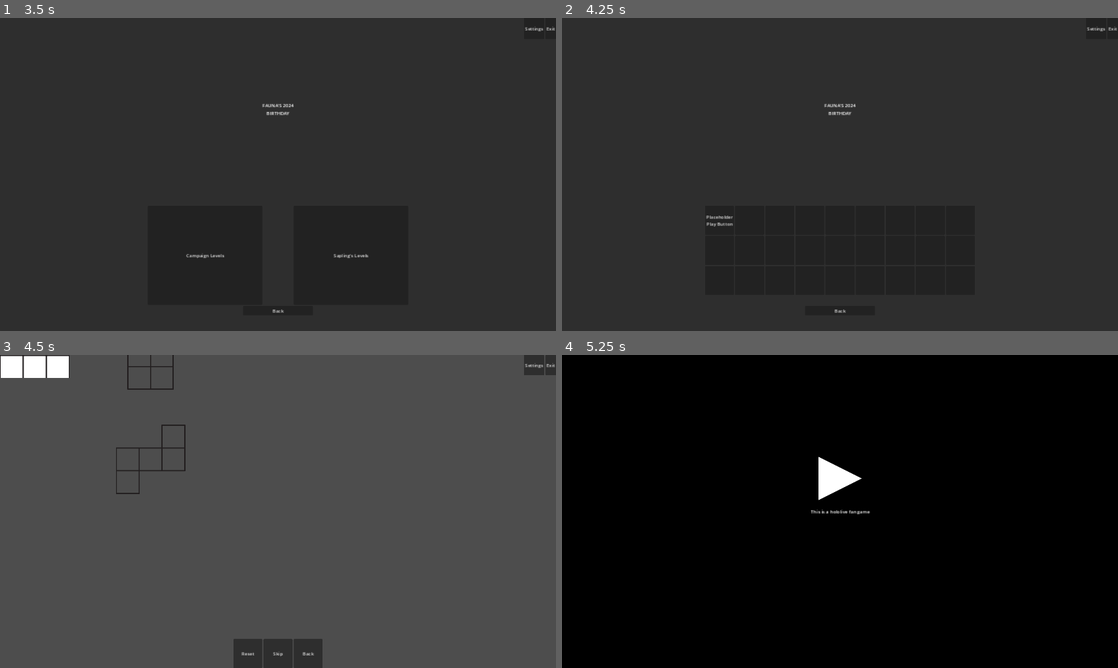
Above: before the commit, frames 1-4 (two rows, left to right).
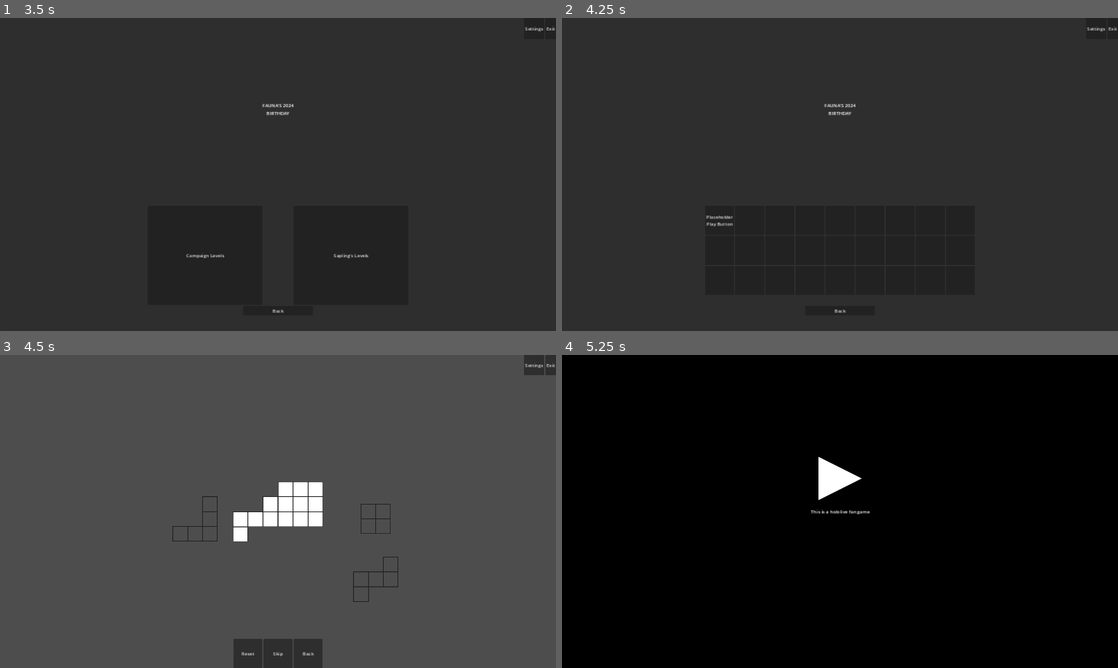
Above: after the commit, the same moments.

Repository: Saplings-Projects/Birthday-2024
Game: Godot game, scene res://MainScenes/screen_mngr_init_scene.tscn
The game is run twice, just before and just after one commit, with the same random seed, the same clock (stepped at 60 frames per second) and the same inputs.
Inputs (mouse positions are in pixels of both pictures, inside the frame that each line leads up to):
- Up to frame 1 (3.5 s): tap Enter at 0.5, 2 s; move the mouse to (400, 158) at 0.52 s; press the mouse at (400, 158) at 0.53 s; tap Space at 1.25 s; move the mouse to (166, 190) at 1.27 s; release the mouse at (166, 190) at 1.28 s; tap A (RotateAnticlockwise) at 1.35 s; move the mouse to (333, 105) at 2.02 s; tap D (RotateClockwise) at 2.1 s; click "Play" at 2.75 s
- Up to frame 2 (4.25 s): click "Campaign Levels" at 3.5 s
- Up to frame 3 (4.5 s): click "Placeholder Play Button" at 4.25 s
- Up to frame 4 (5.25 s): click "Skip" at 5 s

Frames 1-2 are identical in both runs. In frame 3, 3.2% of the frame differs, in the area x 0-72%, y 0-79%; in frame 4, nothing differs.

Commit message:
setting popup root to follow viewport so level remains centered

Diff:
--- a/Birthday-2024-Project/MainScenes/screen_mngr_init_scene.tscn
+++ b/Birthday-2024-Project/MainScenes/screen_mngr_init_scene.tscn
@@ -1,16 +1,11 @@
-[gd_scene load_steps=5 format=3 uid="uid://k528em760hy6"]
+[gd_scene load_steps=2 format=3 uid="uid://k528em760hy6"]
 
 [ext_resource type="Script" path="res://Scripts/ScreenManagement/ScreenManager.gd" id="1_karo4"]
-[ext_resource type="PackedScene" uid="uid://cgmbftbsc100g" path="res://MainScenes/splash_screen.tscn" id="2_o346t"]
-[ext_resource type="PackedScene" uid="uid://c63ucuegf87g6" path="res://MainScenes/settings_popup.tscn" id="3_6kv6c"]
-[ext_resource type="PackedScene" uid="uid://dom7l5hw3eii5" path="res://MainScenes/confirmation_popup.tscn" id="4_y7j1a"]
 
 [node name="ScreenMngrInitScene" type="Node2D" node_paths=PackedStringArray("popupRoot")]
 script = ExtResource("1_karo4")
-splashScreen = ExtResource("2_o346t")
-settingsPopup = ExtResource("3_6kv6c")
-confirmationPopup = ExtResource("4_y7j1a")
 popupRoot = NodePath("PopupRoot")
 
 [node name="PopupRoot" type="CanvasLayer" parent="."]
 layer = 5
+follow_viewport_enabled = true
